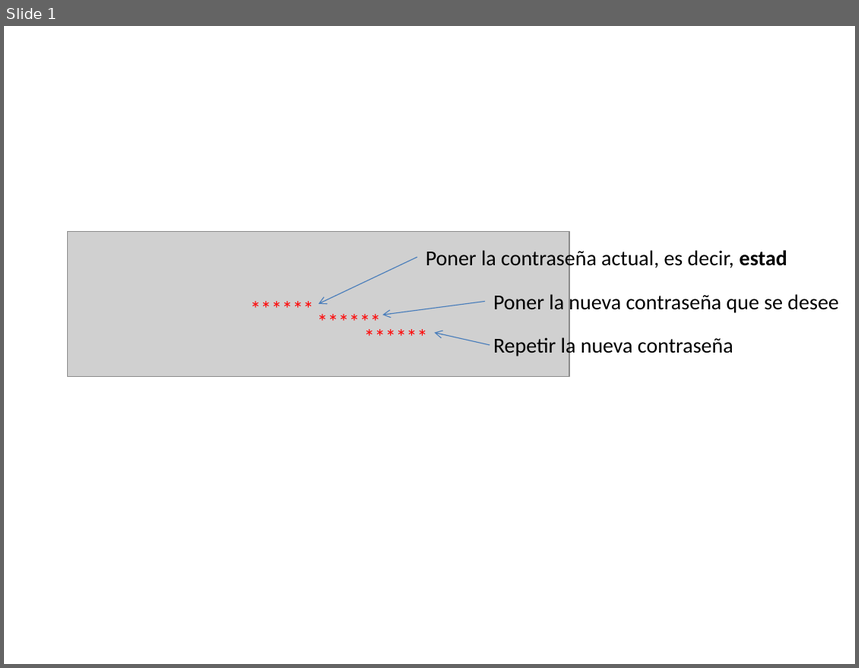
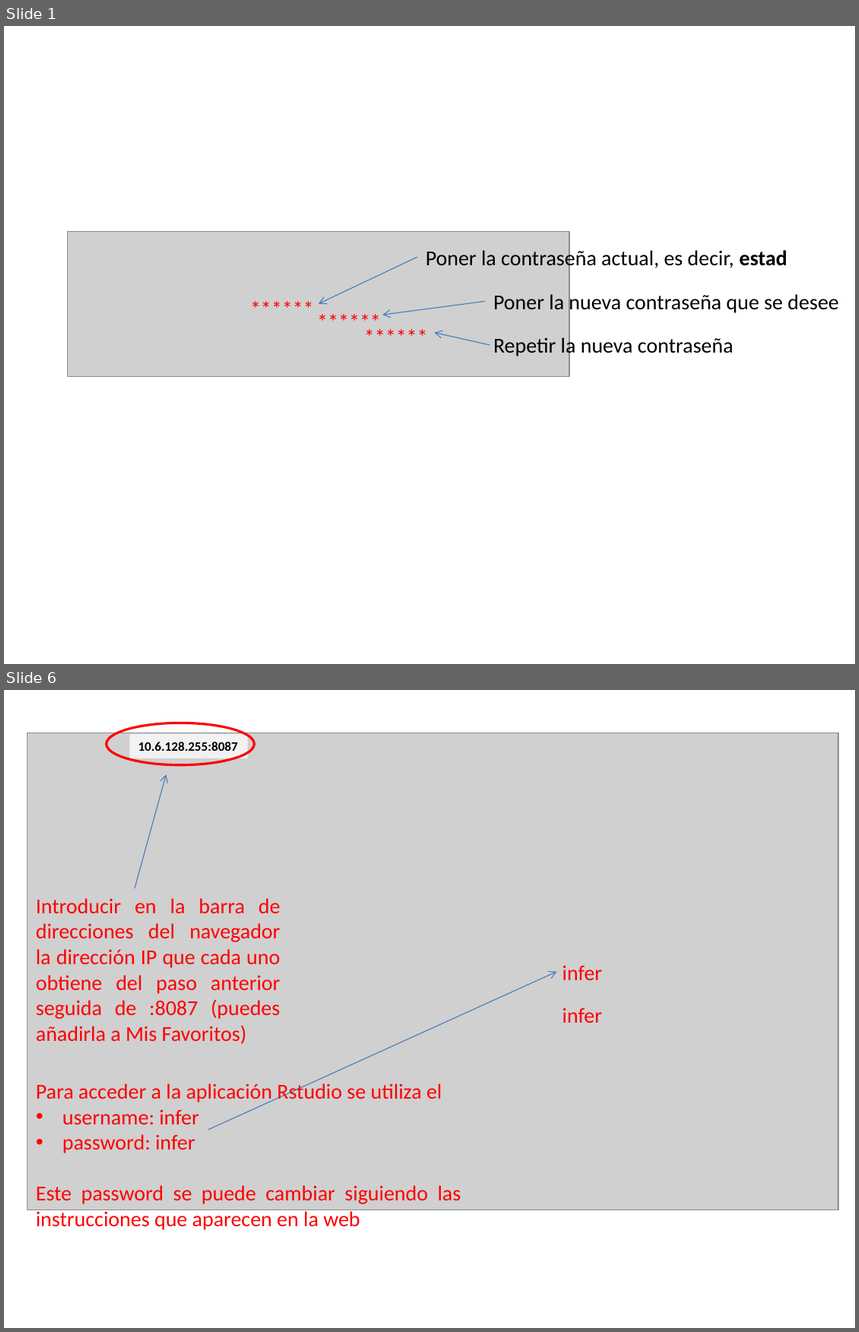
Before and after one commit to ULL-STAT/R_practicas_inferencia, a slide deck: images/Presentación1.pptx. Shown one above the other, each under a label of ours: slide 1 before the commit, slides 1 and 6 after it; the slides between them are not shown. The pictures are 859x668 and 859x1332 pixels, drawn with LibreOffice and Linux fonts; fonts in the diff are those of the drawing; grey boxes stand for pictures. Boxes give left, top, right and bottom in pixels: in the first picture for what was removed or moved away, otherwise in the second. Text is boxed around its words. In the diff, an @@ line names an element or a change of style, - is before the commit and + after.

```diff
--- a/images/Presentación1.pptx
+++ b/images/Presentación1.pptx
@@ slide 6 added at (4, 690, 855, 1328), background #FFFFFF @@
@@ picture added at (27, 733, 838, 1210) @@
@@ ellipse added at (106, 723, 254, 765), outline #FF0000 2 pt @@
@@ rectangle added at (130, 734, 248, 759), fill #F2F2F2, 11 pt, text #000000, bold @@
+10.6.128.255:8087
@@ arrow added from (135, 888) to (166, 774), #4B7EBC 0.75 pt @@
@@ text added at (36, 898, 281, 1044), 18 pt, text #FF0000 @@
+Introducir en la barra de direcciones del navegador la dirección IP que cada uno obtiene del paso anterior seguida de :8087 (puedes añadirla a Mis Favoritos)
@@ arrow added from (208, 1130) to (557, 972), #4B7EBC 0.75 pt @@
@@ text added at (563, 965, 602, 980), 18 pt, text #FF0000 @@
+infer
@@ text added at (563, 1008, 602, 1023), 18 pt, text #FF0000 @@
+infer
@@ text added at (36, 1081, 462, 1230), 18 pt, text #FF0000 @@
+Para acceder a la aplicación Rstudio se utiliza el
+• username: infer
+• password: infer
+Este password se puede cambiar siguiendo las instrucciones que aparecen en la web
```
Also in this commit, not shown: 5 other slides added, 13 other files.
